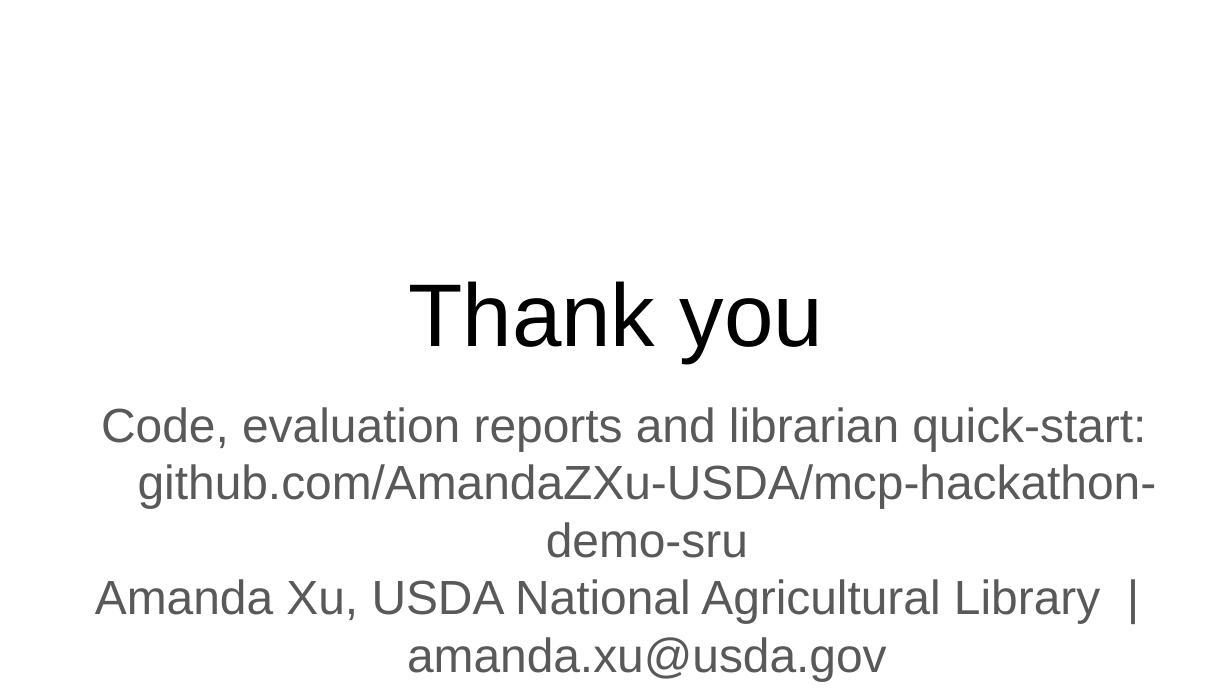
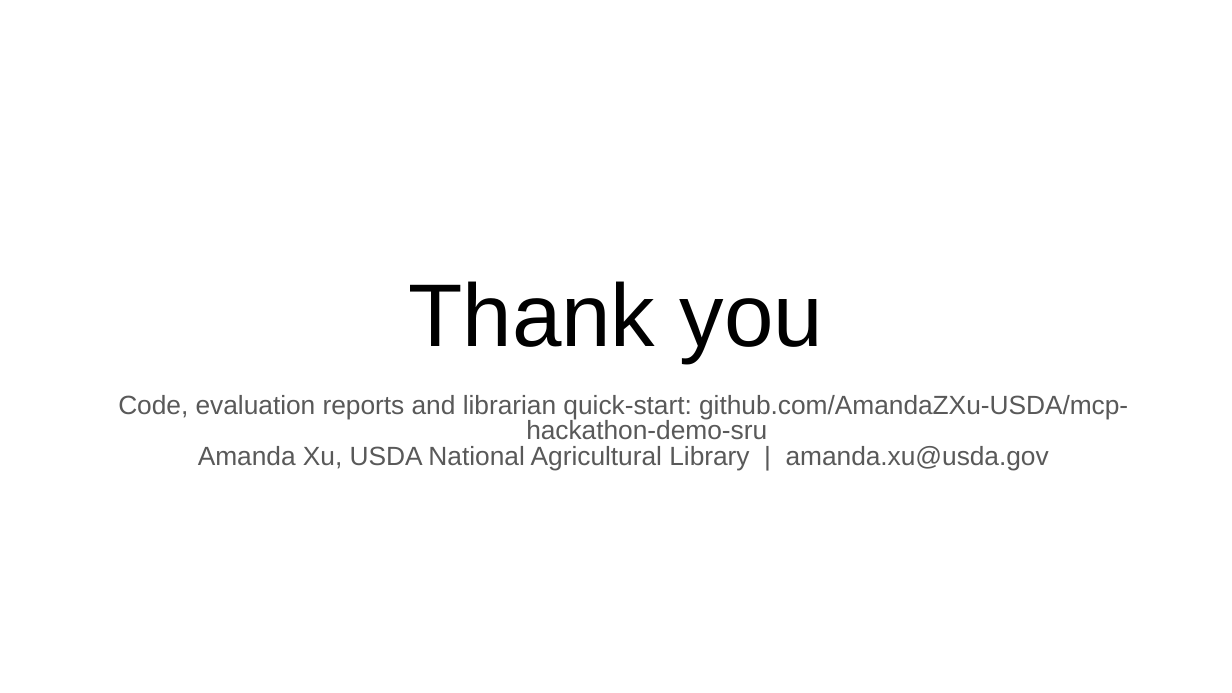
Before and after one commit to AmandaZXu-USDA/mcp-hackathon-demo-sru, a slide deck: slide 20 of submission/GSA-MCP-Hackathon-NAL-mcp-sru-syntax-and-erratum-note.pptx. Drawn at 1232x693 pixels with LibreOffice and Linux fonts; fonts in the diff are those of the drawing. Boxes give left, top, right and bottom in pixels: in the first picture for what was removed or moved away, otherwise in the second. Text is boxed around its words. In the diff, an @@ line names an element or a change of style, - is before the commit and + after.

```diff
--- a/submission/GSA-MCP-Hackathon-NAL-mcp-sru-syntax-and-erratum-note.pptx
+++ b/submission/GSA-MCP-Hackathon-NAL-mcp-sru-syntax-and-erratum-note.pptx
@@ subtitle "Code, evaluation reports and librarian ..." at [118,395,1128,470]: size 28 to 15.4 pt; line spacing 1 to 0.8 @@
```
Also in this commit, not shown: 6 other slides changed.
